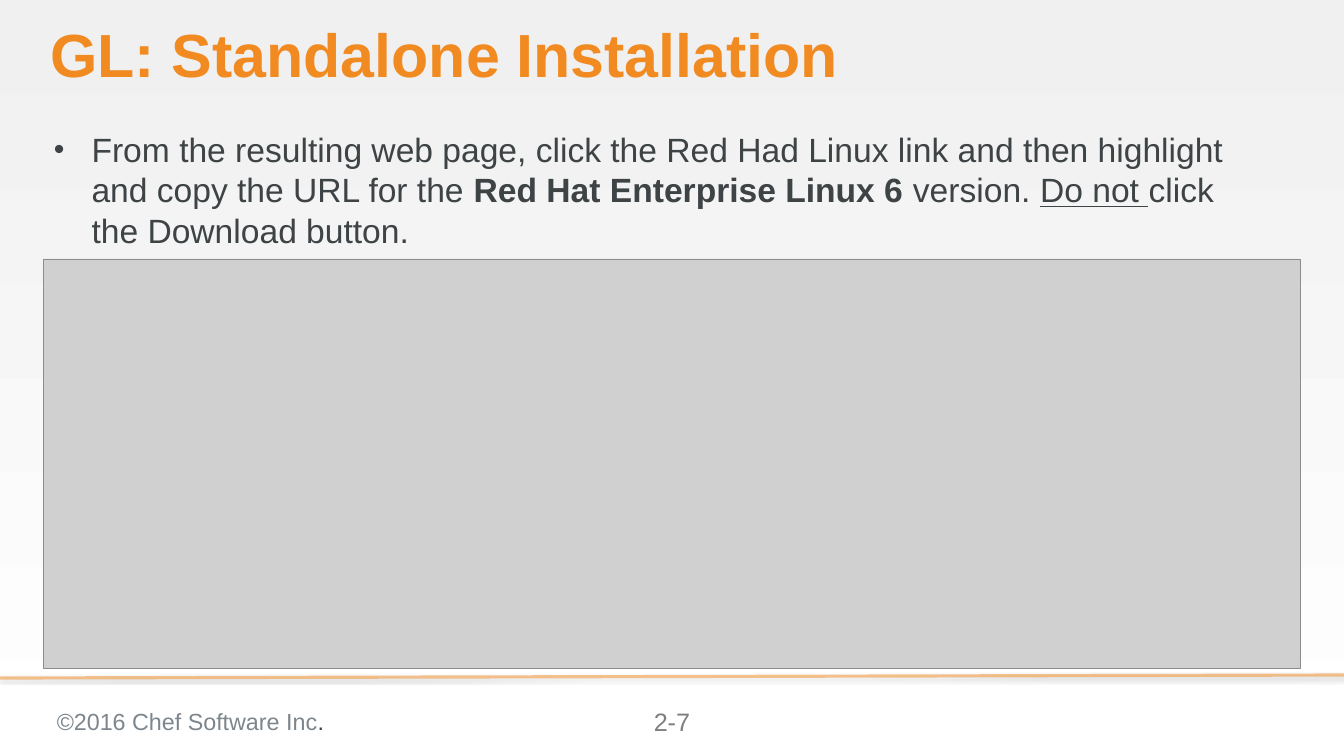
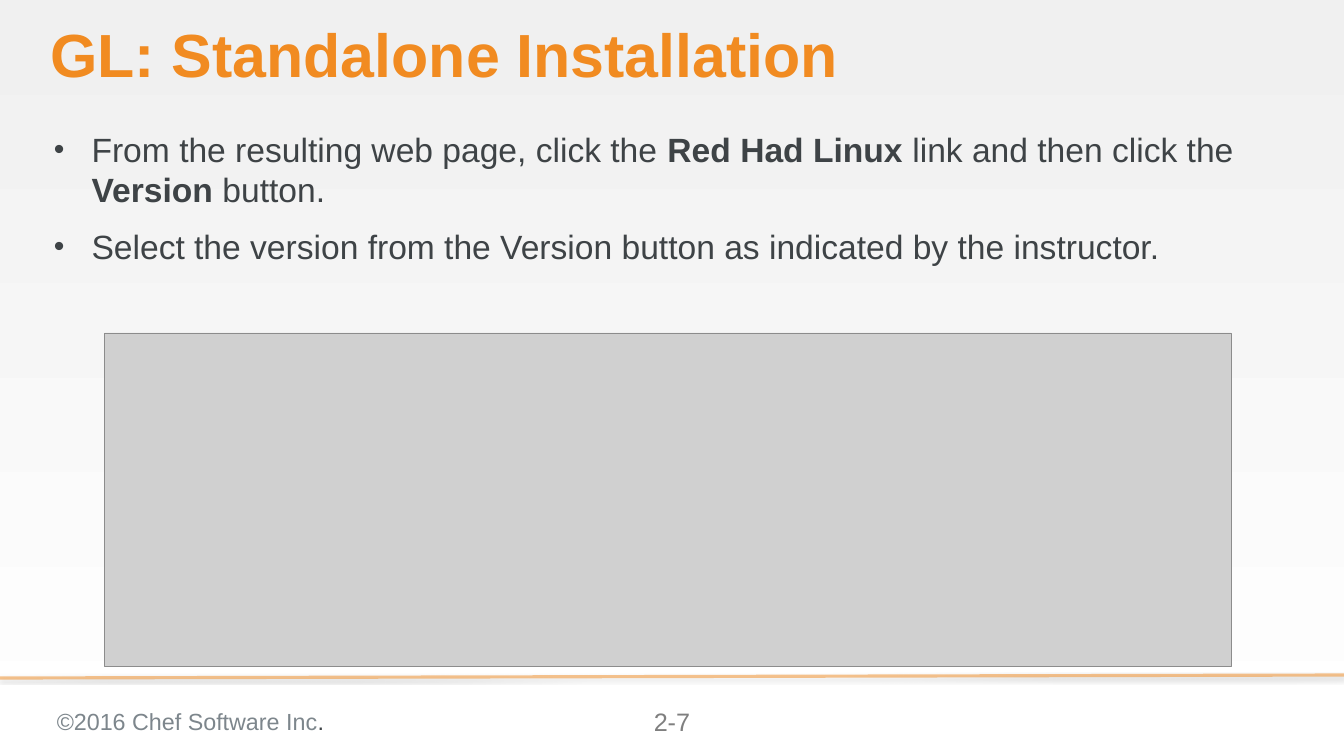
Before and after one commit to bchamby/chef-compliance-installation-configuration-operation, a slide deck: slide 7 of 02-Install.pptx. Drawn at 1344x756 pixels with LibreOffice and Linux fonts; fonts in the diff are those of the drawing; grey boxes stand for pictures; background and template pictures are left out. Boxes give left, top, right and bottom in pixels: in the first picture for what was removed or moved away, otherwise in the second. Text is boxed around its words. In the diff, an @@ line names an element or a change of style, - is before the commit and + after.

```diff
--- a/02-Install.pptx
+++ b/02-Install.pptx
@@ text at (x1=92, y1=137, x2=1234, y2=266): text changed @@
-• From the resulting web page, click the Red Had Linux link and then highlight and copy the URL for the Red Hat Enterprise Linux 6 version. Do not click the Download button.
+• From the resulting web page, click the Red Had Linux link and then click the Version button.
+• Select the version from the Version button as indicated by the instructor.
@@ picture resized from (x1=44, y1=259, x2=1300, y2=668) to (x1=104, y1=333, x2=1231, y2=666) @@
```
Also in this commit, not shown: 1 other slide changed, 1 slide added.
